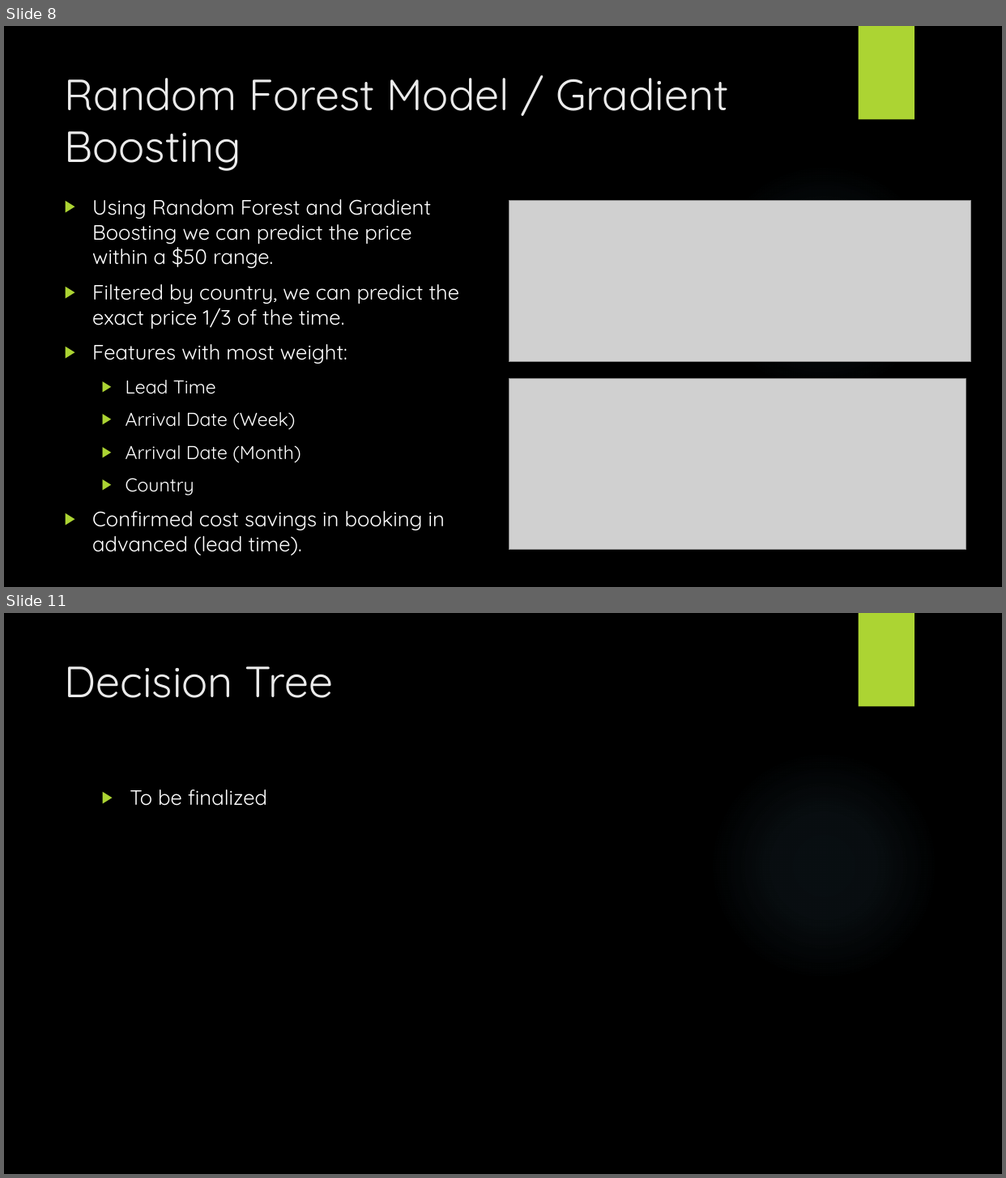
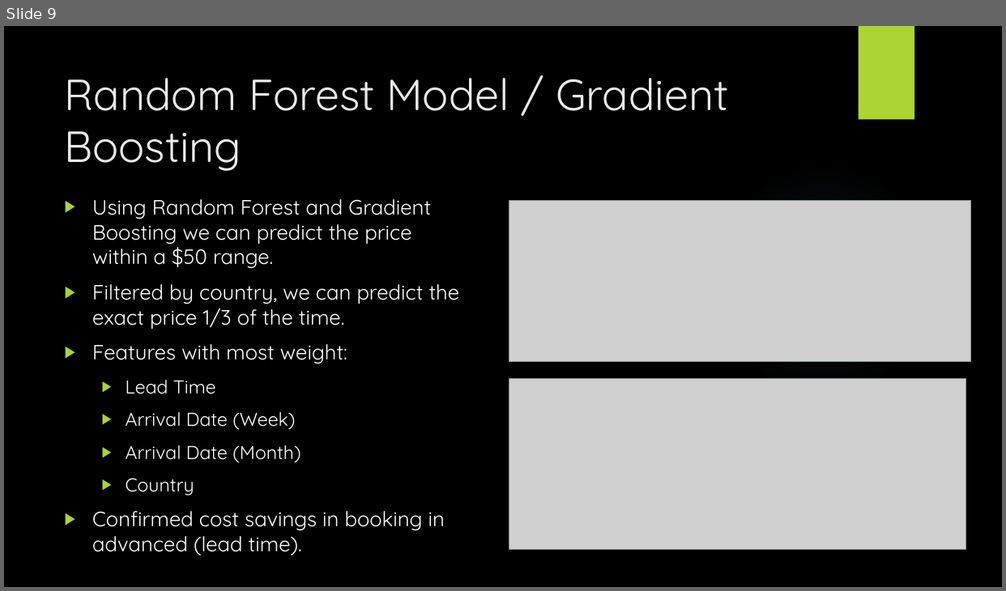
Before and after one commit to johnmyronmillar/HotelPricePredictor, a slide deck: Project_Presentation.pptx. Shown one above the other, each under a label of ours: slides 8 and 11 before the commit, slide 9 after it; the slides between them are not shown. The pictures are 1006x1178 and 1006x591 pixels, drawn with LibreOffice and Linux fonts; fonts in the diff are those of the drawing; grey boxes stand for pictures; background and template pictures are left out. Boxes give left, top, right and bottom in pixels: in the first picture for what was removed or moved away, otherwise in the second. Text is boxed around its words. In the diff, an @@ line names an element or a change of style, - is before the commit and + after.

```diff
--- a/Project_Presentation.pptx
+++ b/Project_Presentation.pptx
@@ slide 11 removed at box(4, 613, 1002, 1174), background picture (left out); not listed: 2 template elements that a slide beside it also shows @@
@@ title removed at box(65, 666, 334, 698) @@
-Decision Tree
@@ text removed at box(130, 790, 267, 806) @@
-▶ To be finalized
@@ what was slide 8 is now slide 9 @@
```
Also in this commit, not shown: 4 slides changed, 3 slides added, 1 other slide removed, 6 other files.
